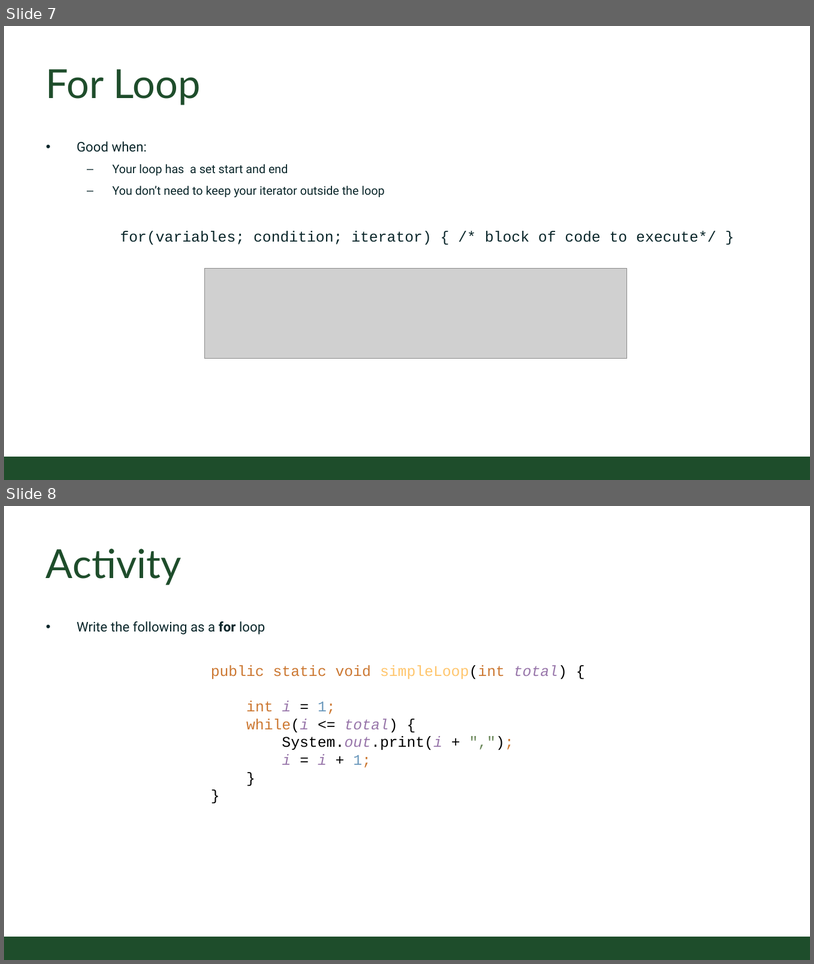
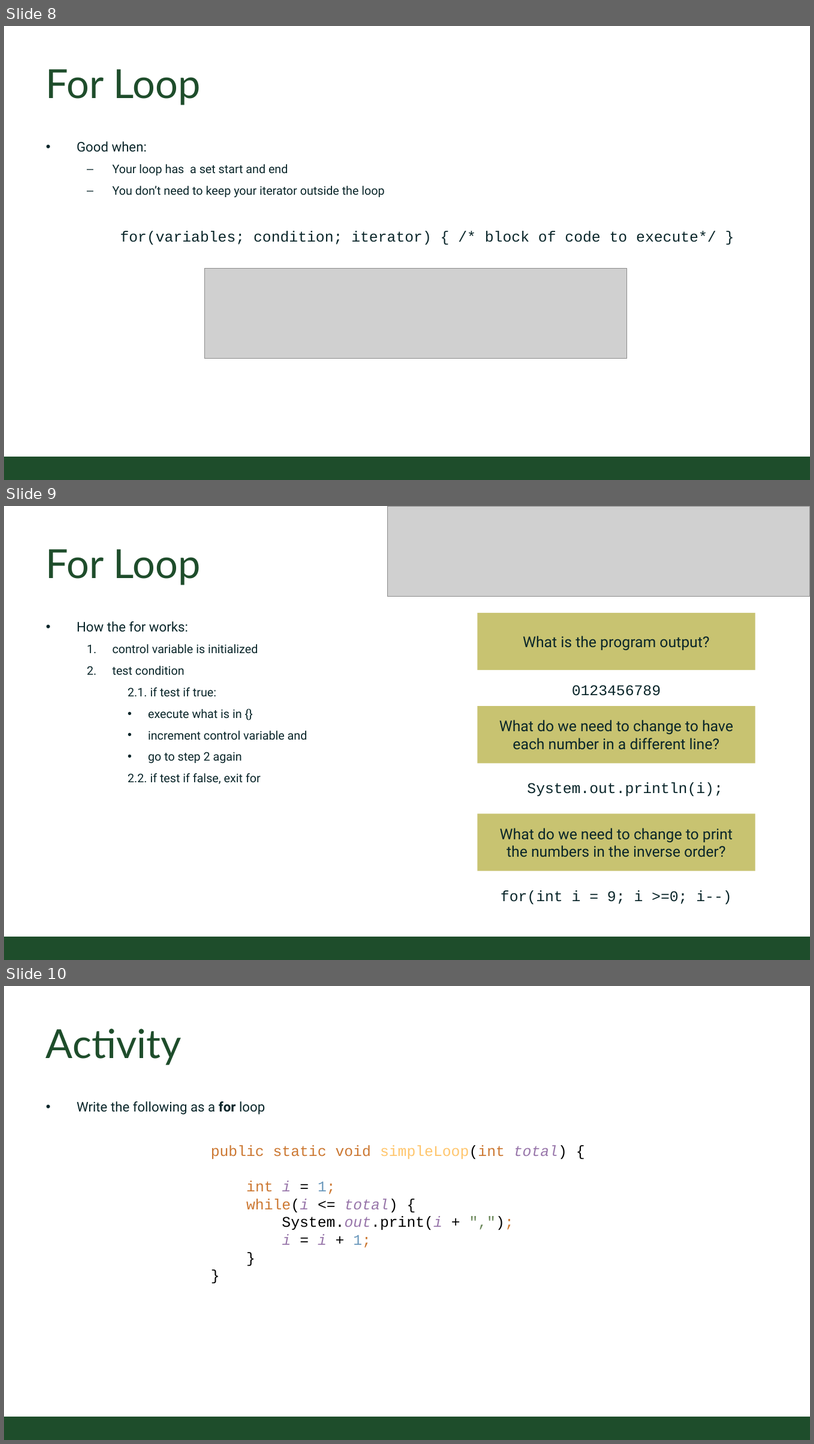
Before and after one commit to CSU-CompSci-CS163-4/Handouts, a slide deck: slides/On-Campus/03_02_Loops.pptx. Shown one above the other, each under a label of ours: slides 7 and 8 before the commit, slides 8, 9 and 10 after it. The pictures are 814x964 and 814x1444 pixels, drawn with LibreOffice and Linux fonts; fonts in the diff are those of the drawing; grey boxes stand for pictures; background and template pictures are left out. Boxes give left, top, right and bottom in pixels: in the first picture for what was removed or moved away, otherwise in the second. Text is boxed around its words. In the diff, an @@ line names an element or a change of style, - is before the commit and + after.

```diff
--- a/slides/On-Campus/03_02_Loops.pptx
+++ b/slides/On-Campus/03_02_Loops.pptx
@@ slide 9 added at <box>4,506,810,960</box>, background #FFFFFF; not listed: 1 template element that a slide beside it also shows @@
@@ picture added at <box>388,506,810,596</box> @@
@@ title added at <box>46,549,201,585</box>, 54 pt, text #1E4D2B @@
+For Loop
@@ rectangle added at <box>478,613,756,670</box>, fill #C8C371, 20 pt, text #092529 @@
+What is the program output?
@@ text added at <box>77,621,308,784</box>, 16 pt, text #092529 @@
+• How the for works:
+  1. control variable is initialized
+  2. test condition
+    2.1. if test if true:
+    • execute what is in {}
+    • increment control variable and
+    • go to step 2 again
+    2.2. if test if false, exit for
@@ text added at <box>572,685,661,696</box>, 20 pt, text #092529 @@
+0123456789
@@ rectangle added at <box>478,706,756,763</box>, fill #C8C371, 20 pt, text #092529 @@
+What do we need to change to have each number in a different line?
@@ text added at <box>527,782,723,796</box>, 20 pt, text #092529 @@
+System.out.println(i);
@@ rectangle added at <box>478,813,756,871</box>, fill #C8C371, 20 pt, text #092529 @@
+What do we need to change to print the numbers in the inverse order?
@@ text added at <box>501,890,732,904</box>, 20 pt, text #092529 @@
+for(int i = 9; i >=0; i--)
@@ what was slide 7 is now slide 8 @@
@@ what was slide 8 is now slide 10 @@
```
Also in this commit, not shown: 1 slide changed, 2 other slides added.
